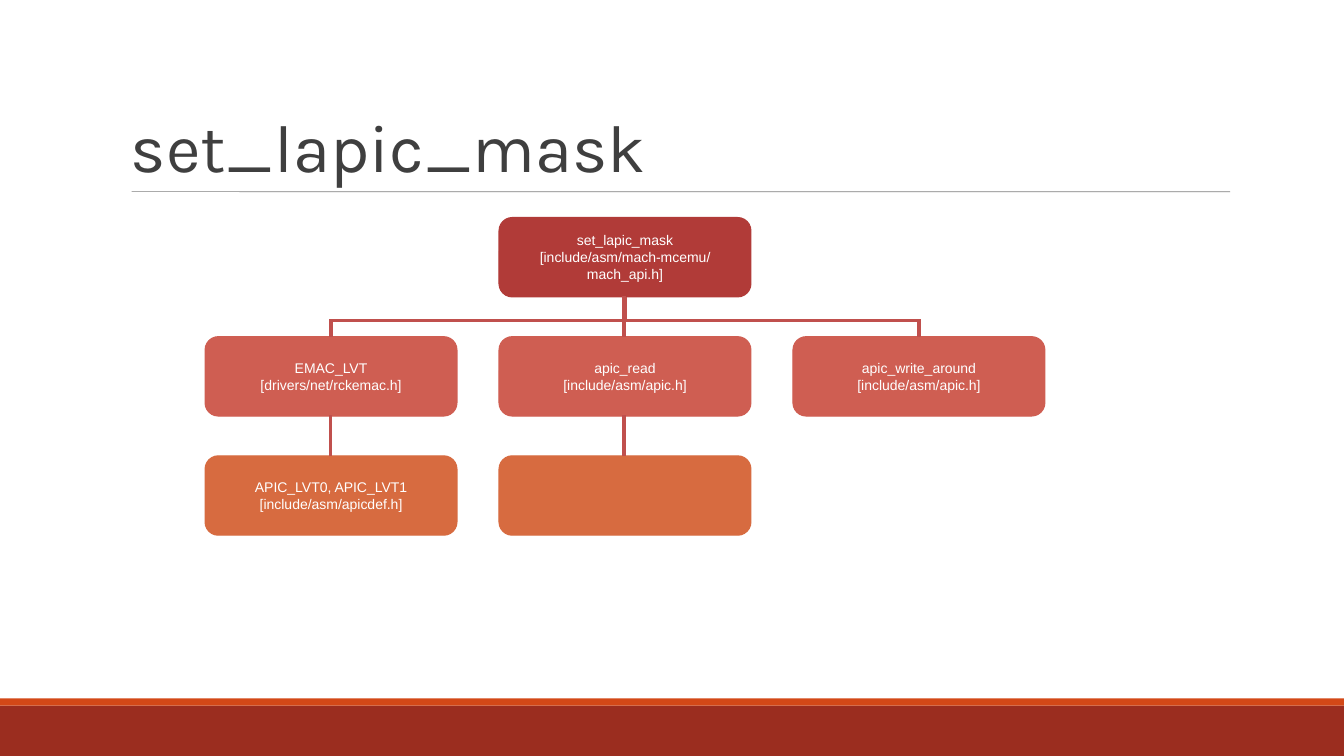
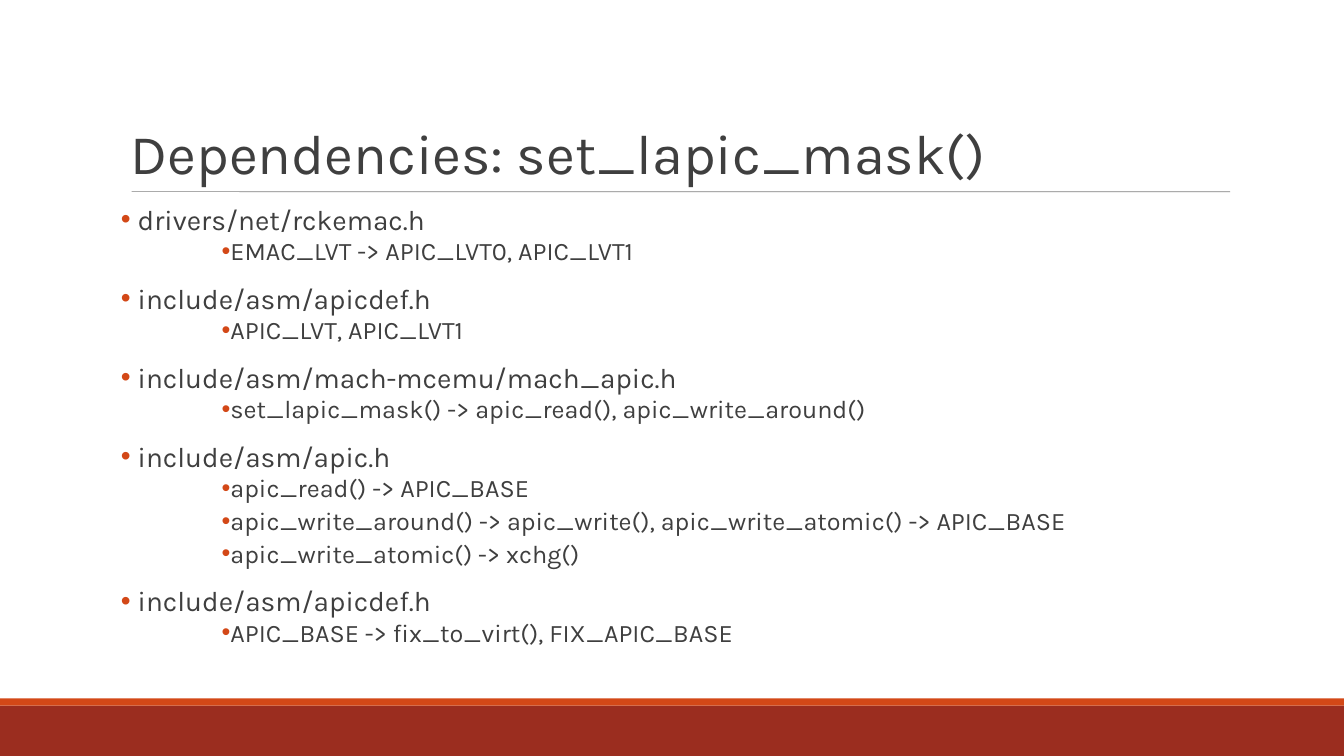
Before and after one commit to minitu/urop_priv, a slide deck: slide 5 of rckemac_linuxdep.ppt. Drawn at 1344x756 pixels with LibreOffice and Linux fonts; fonts in the diff are those of the drawing. Boxes give left, top, right and bottom in pixels: in the first picture for what was removed or moved away, otherwise in the second. Text is boxed around its words. In the diff, an @@ line names an element or a change of style, - is before the commit and + after.

Commit message:
Finish rckemac_linuxdep

```diff
--- a/rckemac_linuxdep.ppt
+++ b/rckemac_linuxdep.ppt
@@ title at (131, 133, 986, 187): text changed; size 48 to 40 pt @@
-set_lapic_mask
+Dependencies: set_lapic_mask()
@@ text added at (138, 209, 1066, 645), 18 pt, text #3F3F3F @@
+• drivers/net/rckemac.h
+  • EMAC_LVT -> APIC_LVT0, APIC_LVT1
+• include/asm/apicdef.h
+  • APIC_LVT, APIC_LVT1
+• include/asm/mach-mcemu/mach_apic.h
+  • set_lapic_mask() -> apic_read(), apic_write_around()
+• include/asm/apic.h
+  • apic_read() -> APIC_BASE
+  • apic_write_around() -> apic_write(), apic_write_atomic() -> APIC_BASE
+  • apic_write_atomic() -> xchg()
+• include/asm/apicdef.h
+  • APIC_BASE -> fix_to_virt(), FIX_APIC_BASE
@@ group removed at (205, 218, 1045, 535): 6 rounded rectangles, 5 elbow lines @@
-set_lapic_mask
-[include/asm/mach-mcemu/mach_api.h]
-EMAC_LVT
-[drivers/net/rckemac.h]
-apic_read
-[include/asm/apic.h]
-apic_write_around
-[include/asm/apic.h]
-APIC_LVT0, APIC_LVT1
-[include/asm/apicdef.h]
```
Also in this commit, not shown: 3 other slides changed, 14 slides added, 2 other files.
